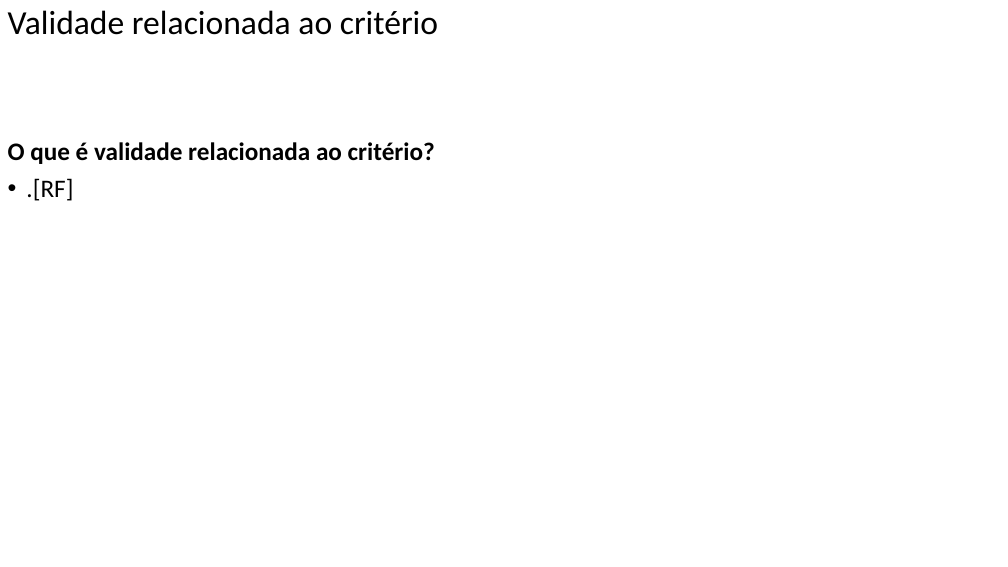
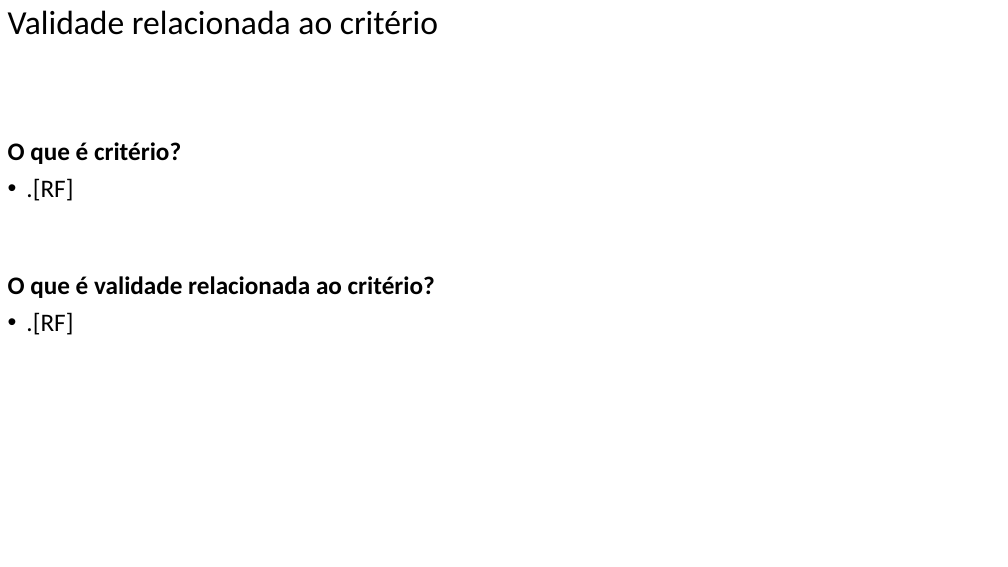
Before and after one commit to FerreiraAS/Ciencia-com-R, a slide deck: slide 148 of docs/Ciencia-com-R.pptx (slide 145 before the commit). Drawn at 1008x567 pixels with LibreOffice and Linux fonts; fonts in the diff are those of the drawing. Boxes give left, top, right and bottom in pixels: in the first picture for what was removed or moved away, otherwise in the second. Text is boxed around its words. In the diff, an @@ line names an element or a change of style, - is before the commit and + after.

```diff
--- a/docs/Ciencia-com-R.pptx
+++ b/docs/Ciencia-com-R.pptx
@@ text at bbox=[8, 142, 181, 201]: paragraphs added @@
+O que é critério?
+• .[RF]
```
Also in this commit, not shown: 5 other slides changed, 3 slides added, 58 other files.
